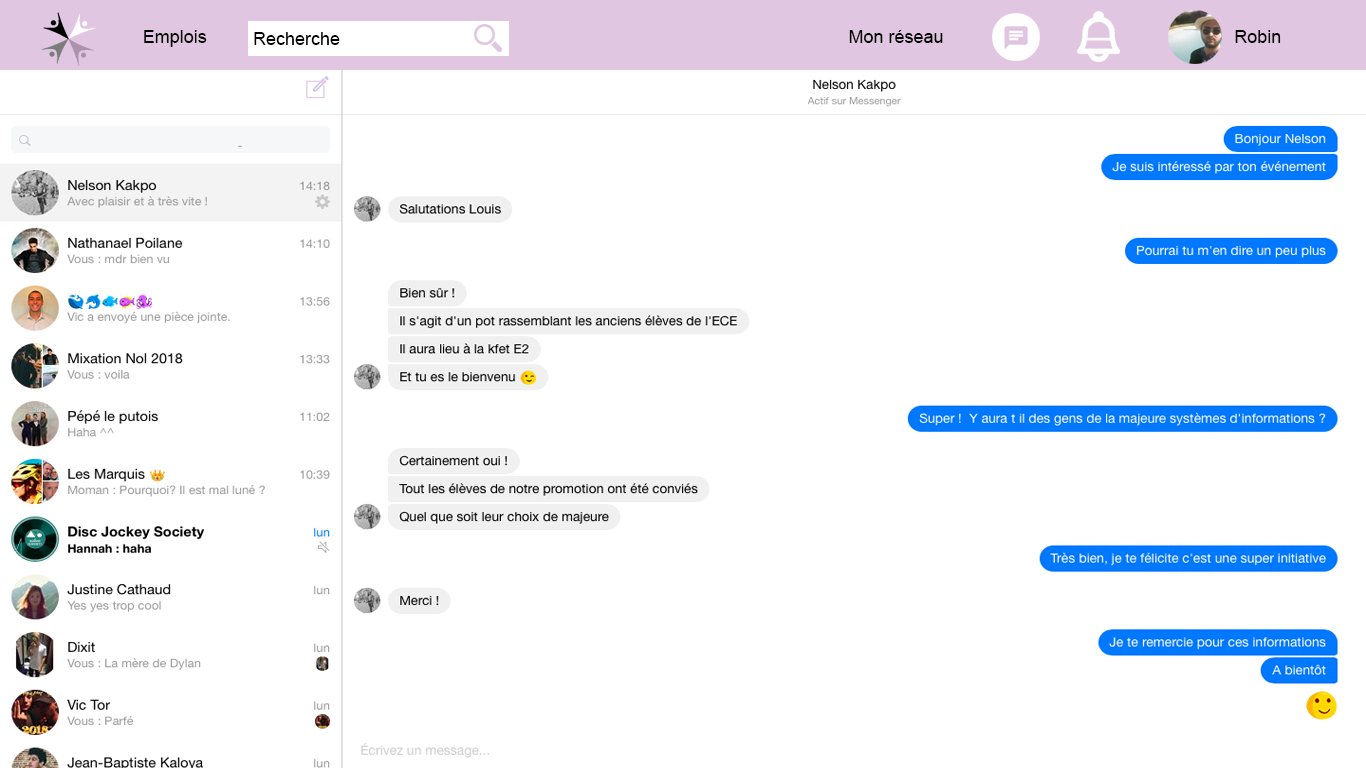
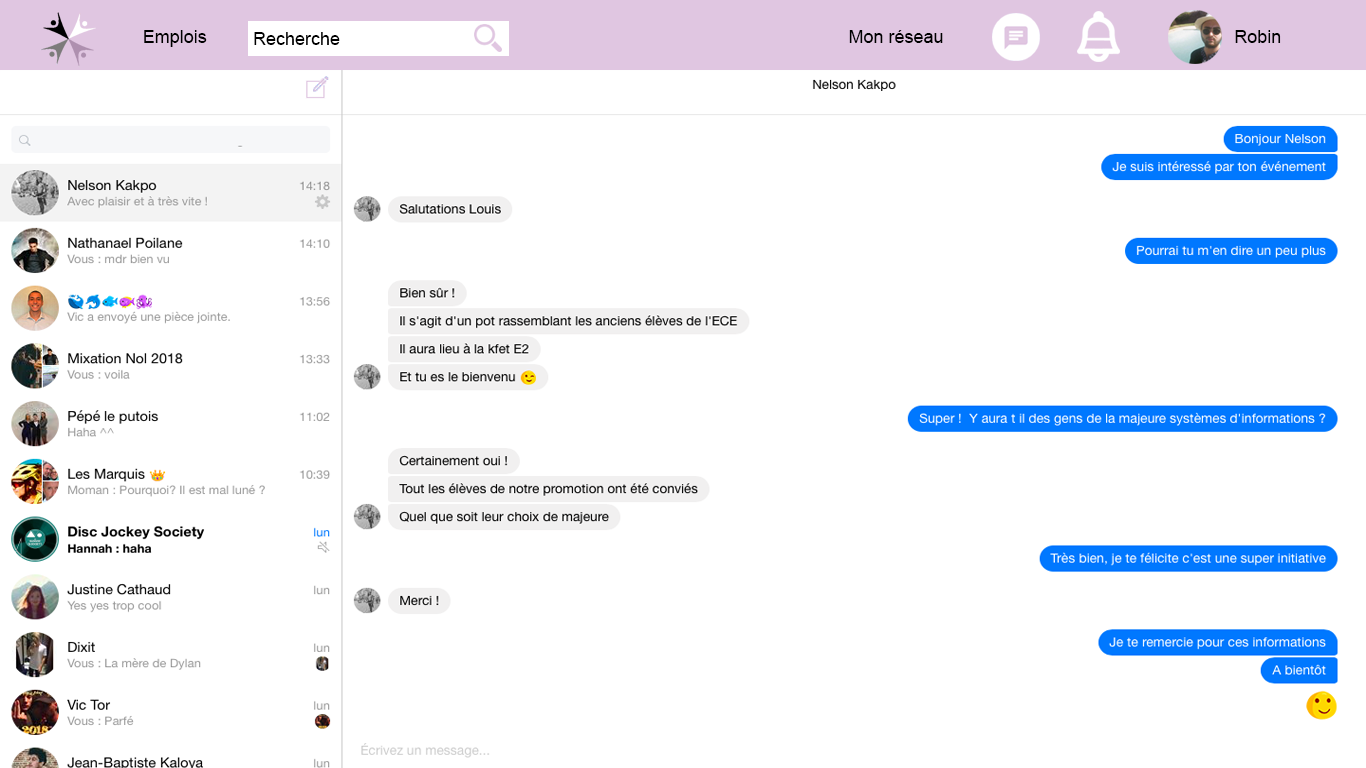
Two versions of the same layered image (1366x768). Layer-by-layer changes:
added layer "Rectangle 7" in group "Plan de travail 1" over <box>808,91,902,107</box>
added layer "Rectangle 6" in group "Plan de travail 1" over <box>808,91,902,107</box>
